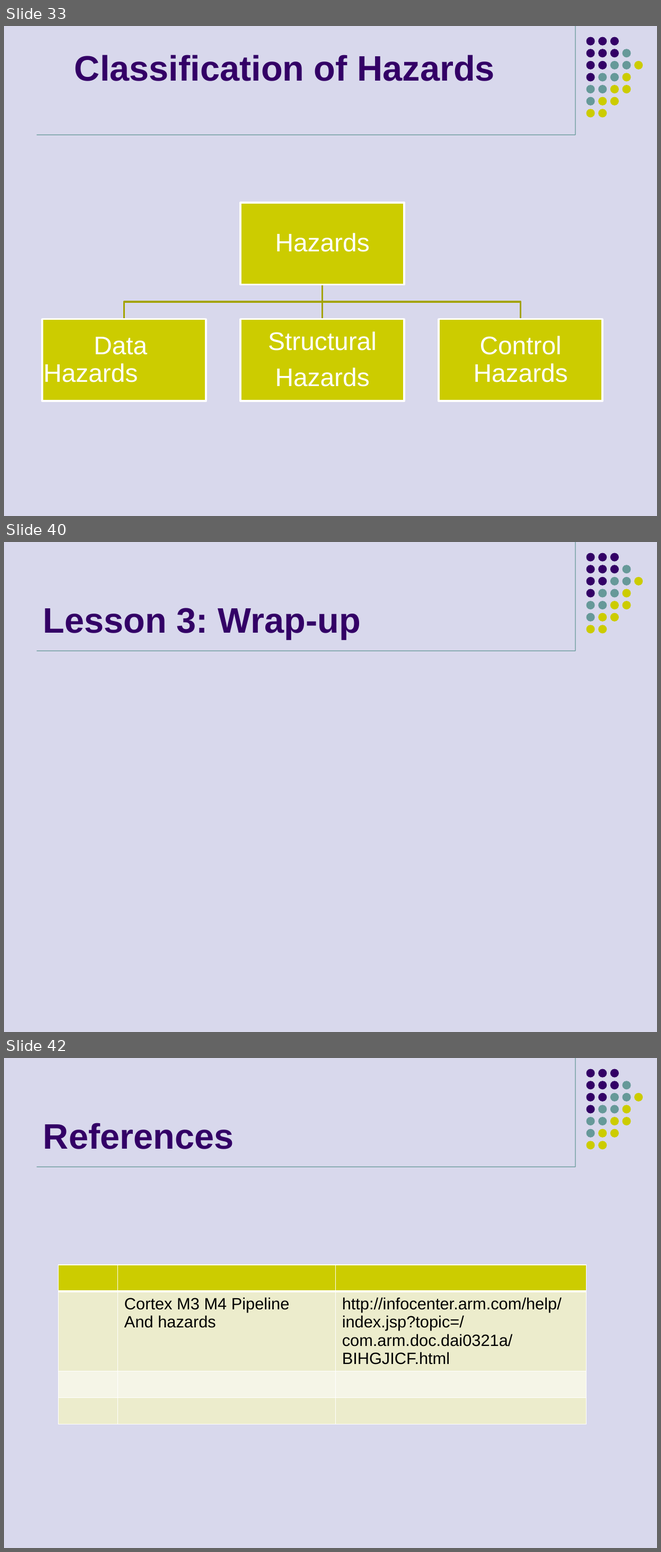
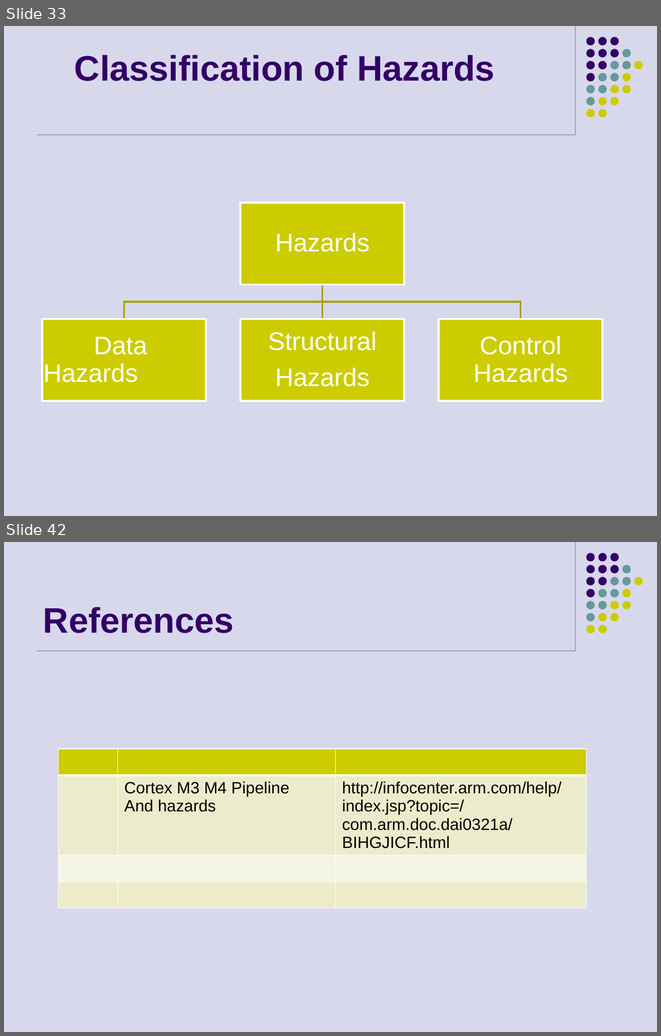
Before and after one commit to girishsukukumar/ARM-Architecture, a slide deck: Module-3.pptx. Shown one above the other, each under a label of ours: slides 33, 40 and 42 before the commit, slides 33 and 42 after it; the slides between them are not shown. The pictures are 661x1552 and 661x1036 pixels, drawn with LibreOffice and Linux fonts; fonts in the diff are those of the drawing. Boxes give left, top, right and bottom in pixels: in the first picture for what was removed or moved away, otherwise in the second. Text is boxed around its words. In the diff, an @@ line names an element or a change of style, - is before the commit and + after.

```diff
--- a/Module-3.pptx
+++ b/Module-3.pptx
@@ slide 40 removed at (x1=4, y1=542, x2=657, y2=1032), background #D8D8EC; not listed: 33 template elements that a slide beside it also shows @@
@@ title removed at (x1=43, y1=608, x2=361, y2=639) @@
-Lesson 3: Wrap-up
```
Also in this commit, not shown: 2 slides changed, 6 slides added, 5 other slides removed.
